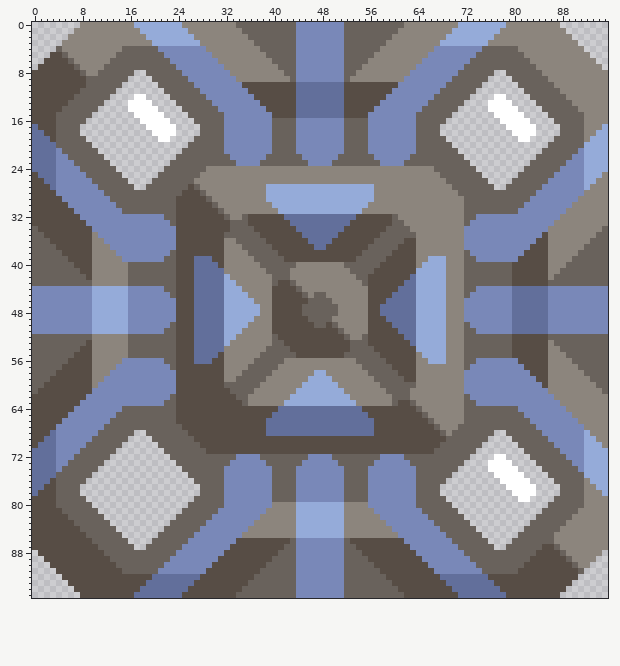
Two versions of one sprite sheet, assets/sprites/blocks/crafting/graphite-concentrator.png. The picture above was drawn from the file before the commit.
The file is 96x96 pixels.
And afterwards:
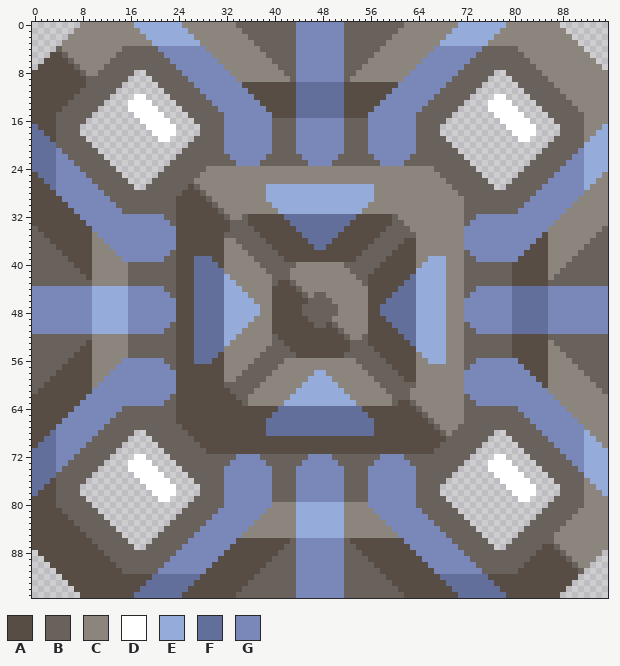
Palette (. is transparent): A #574d45  B #69625c  C #8c857d  D #ffffff  E #95abd9  F #626f9b  G #7988b8
Change:
{"y":72,"x":17,"old":"..","new":"DD"}
{"y":73,"x":16,"old":"....","new":"DDDD"}
{"y":74,"x":16,"old":".....","new":"DDDDD"}
{"y":75,"x":17,"old":".....","new":"DDDDD"}
{"y":76,"x":18,"old":".....","new":"DDDDD"}
{"y":77,"x":19,"old":".....","new":"DDDDD"}
{"y":78,"x":20,"old":"....","new":"DDDD"}
{"y":79,"x":21,"old":"..","new":"DD"}
{"label":"added","picture_box":[128,454,176,502]}
